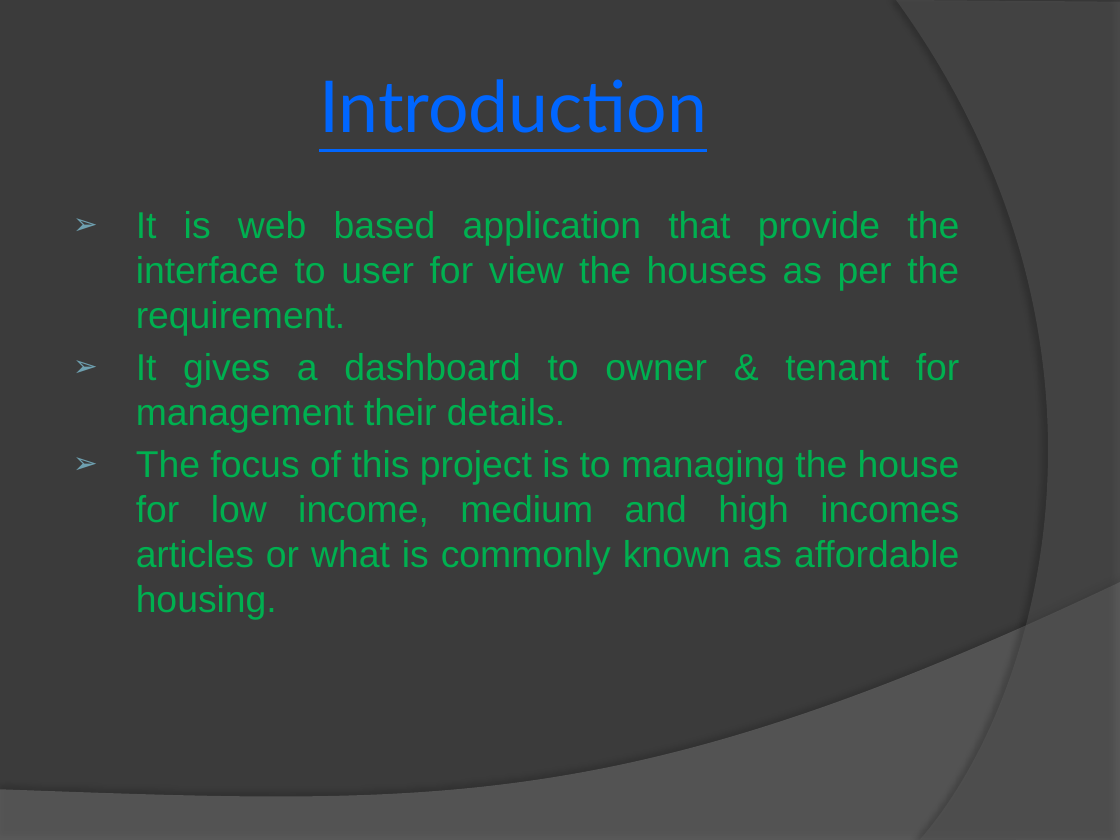
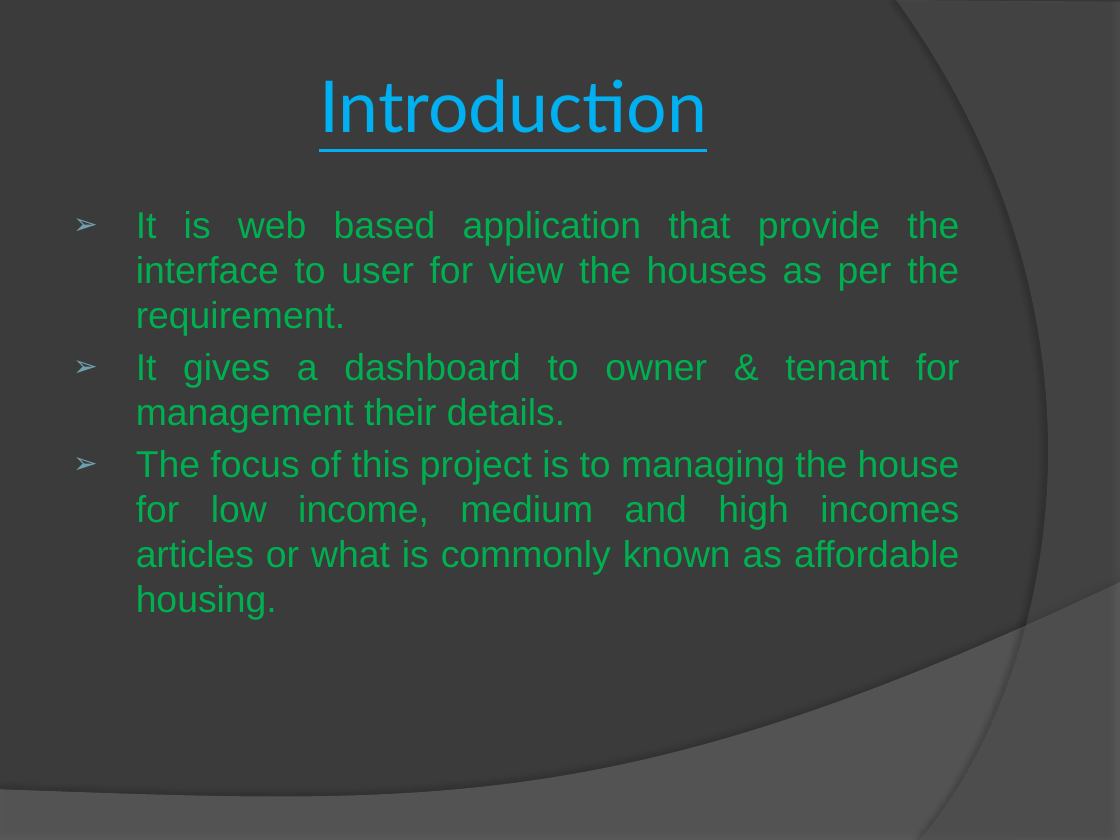
Before and after one commit to madan-mohan123/MiniProject-sem05, a slide deck: slide 2 of presentation/mini-project-presentation.pptx. Drawn at 1120x840 pixels with LibreOffice and Linux fonts; fonts in the diff are those of the drawing. Boxes give left, top, right and bottom in pixels: in the first picture for what was removed or moved away, otherwise in the second. Text is boxed around its words. In the diff, an @@ line names an element or a change of style, - is before the commit and + after.

```diff
--- a/presentation/mini-project-presentation.pptx
+++ b/presentation/mini-project-presentation.pptx
@@ title "Introduction" at box(319, 79, 707, 133): text colour #0066FF to #00B0F0 @@
```
Also in this commit, not shown: 7 other slides changed.
